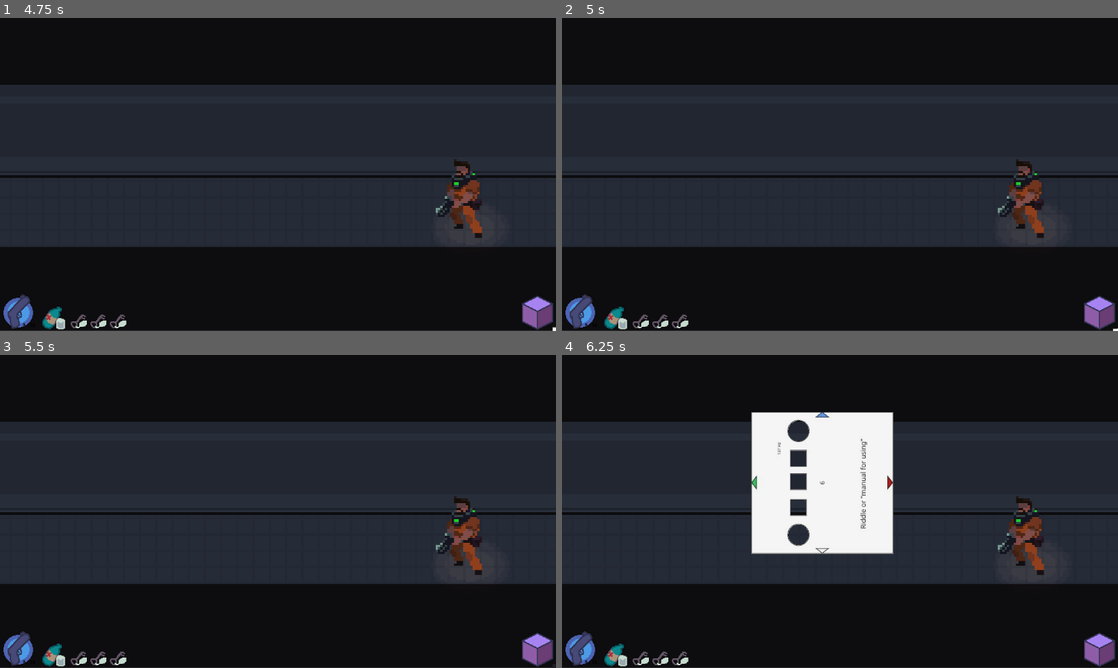
Above: before the commit, frames 1-4 (two rows, left to right).
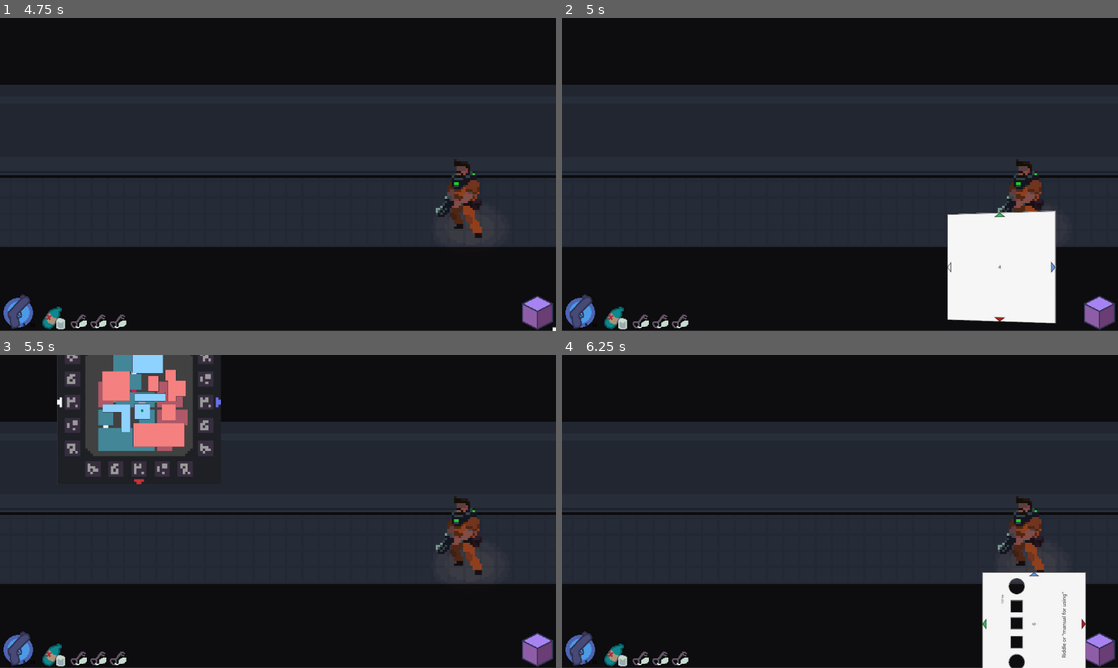
Above: after the commit, the same moments.

Repository: xill47/the-cube-game
Game: Godot game, scene res://main.tscn
The game is run twice, just before and just after one commit, with the same random seed, the same clock (stepped at 60 frames per second) and the same inputs.
Inputs (mouse positions are in pixels of both pictures, inside the frame that each line leads up to):
- Up to frame 1 (4.75 s): click (539, 312) at 0.5 s; tap Enter at 1.25, 2.75 s; drag from (278, 174) to (333, 105) at 1.27 s; tap Space at 2, 4.25 s; drag from (166, 190) to (250, 237) at 2.02 s; move the mouse to (333, 105) at 2.77 s; hold D (move_right) 2.78-3.5 s; tap E (rotate_cw) at 2.85 s; tap Tab (toggle_cube) at 3.05, 4.35 s; drag from (250, 237) to (111, 127) at 3.52 s; move the mouse to (444, 221) at 4.27 s; hold A (move_left) from 4.28 s (still down)
- Up to frame 2 (5 s): keep holding A (move_left); tap M (open_map) at 4.9 s
- Up to frame 3 (5.5 s): release A (move_left) at 5 s; drag from (111, 464) to (194, 433) at 5.02 s
- Up to frame 4 (6.25 s): tap Enter at 5.75 s; move the mouse to (867, 511) at 5.77 s; hold S (move_down) from 5.78 s (still down); tap E (rotate_cw) at 5.85 s; click (867, 511) at 5.92 s; tap Tab (toggle_cube) at 6.05 s

Frame 1 is identical in both runs. In frame 2, 6.9% of the frame differs, in the area x 69-100%, y 61-100%; in frame 3, 7.6%; in frame 4, 16%, in the area x 34-95%, y 18-100%.

Commit message:
Map opening + input stop

Diff:
--- a/Cube/cube_controls.gd
+++ b/Cube/cube_controls.gd
@@ -5,7 +5,7 @@
 
 var being_dragged: bool = false
 var mouse_offset:Vector2
-var visable: bool = true
+var on_screen: bool = true
 var map_opened: bool = false
 var rotatable: bool = true
 var rotating: bool = false
@@ -28,7 +28,7 @@
 #Adding queue, sounds like a good idea, but i donno
 #TODO For some reason stops when out of target
 func _input(event: InputEvent) -> void:
-	if event is InputEventKey and rotatable:
+	if event is InputEventKey and rotatable and on_screen:
 		if event.is_pressed() and controls.has(event.as_text()):
 			rotatable = false
 			if event.is_action("rotate_ccw"):
@@ -45,17 +45,21 @@
 				rotate_direction = Vector3(0, 1, 0)
 
 			if event.is_action("open_map"):
-				if map_opened:
-					target_basis = last_position
-				else:
-					target_basis = Basis.IDENTITY.rotated(Vector3.DOWN, TAU / 4)
-				map_opened = not map_opened
+				open_map()
 			else:
 				target_basis = start_basis.rotated(rotate_direction, TAU / 4)
 				last_position = target_basis
-			print(target_basis)
-			await rotation_animation()
-			rotatable = true
+				await rotation_animation()
+				rotatable = true
+
+func open_map():
+	if map_opened:
+		target_basis = last_position
+	else:
+		target_basis = Basis.IDENTITY.rotated(Vector3.DOWN, TAU / 4)
+	map_opened = not map_opened
+	await rotation_animation()
+	rotatable = true
 
 func rotation_animation() -> bool:
 	rotating = true
--- a/ui_layer.gd
+++ b/ui_layer.gd
@@ -9,13 +9,22 @@
 	last_cube_position = cube.position
 
 func _input(event: InputEvent) -> void:
-	if event.is_pressed() and event.is_action("toggle_cube"):
-		if cube_on_screen:
-			last_cube_position = cube.position
-			disappear_cube_animation()
-		else:
-			appear_cube_animation()
-		cube_on_screen = not cube_on_screen
+	if event.is_pressed():
+		if event.is_action("toggle_cube"):
+			if cube_on_screen:
+				cube.on_screen = false
+				last_cube_position = cube.position
+				disappear_cube_animation()
+			else:
+				cube.on_screen = true
+				appear_cube_animation()
+			cube_on_screen = not cube_on_screen
+		if event.is_action("open_map"):
+			if not cube_on_screen:
+				cube.on_screen = true
+				cube.open_map()
+				appear_cube_animation()
+			cube_on_screen = not cube_on_screen
 
 func appear_cube_animation():
 	var tween = create_tween()
